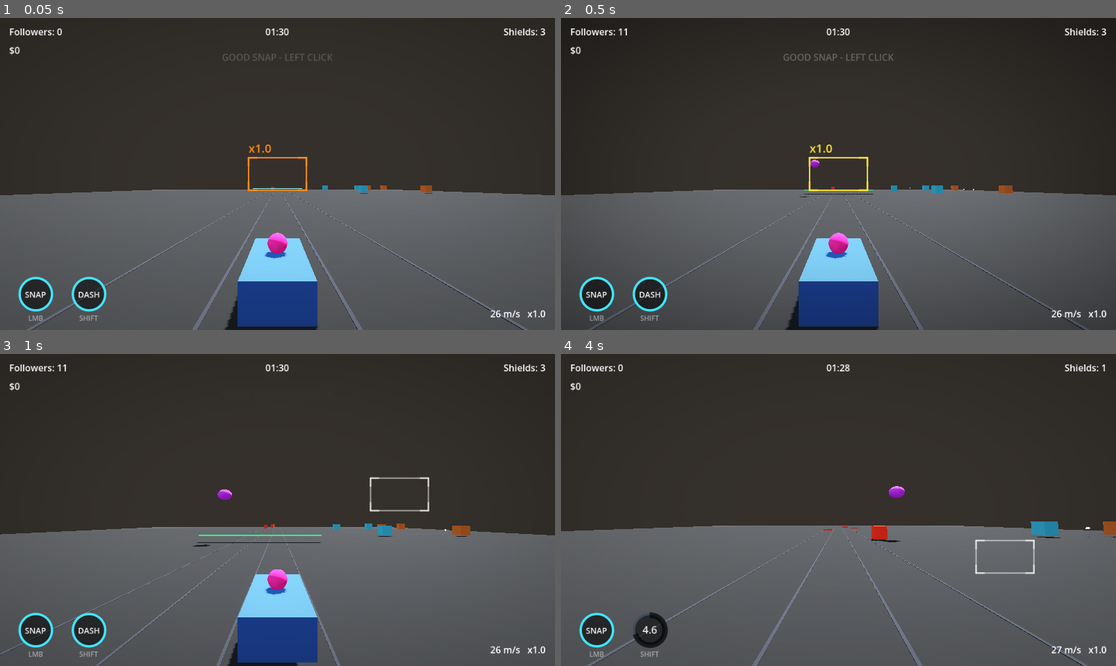
Above: before the commit, frames 1-4 (two rows, left to right).
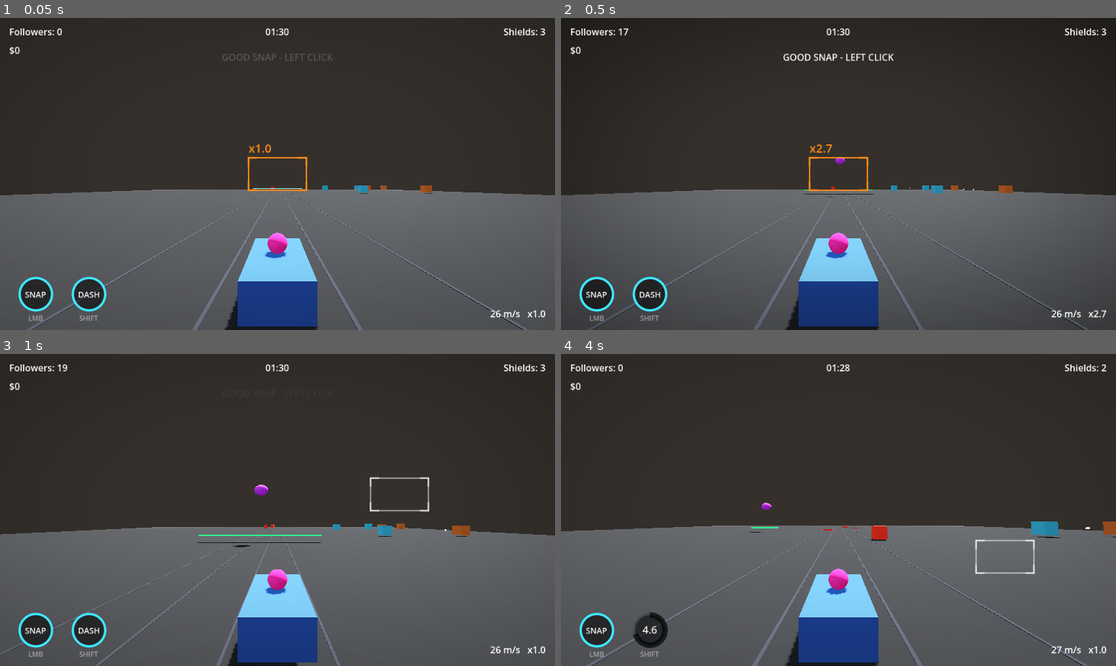
Above: after the commit, the same moments.

Repository: Wasumyon/war-idols
Game: Godot game, scene res://slice.tscn
Two runs of this game, one before a commit and one after it. Both use one fixed random seed, a clock stepped at 60 frames per second and the inputs below. This scene is started directly instead of the project's main scene.
Inputs (mouse positions are in pixels of both pictures, inside the frame that each line leads up to):
- Up to frame 1 (0.05 s): no input
- Up to frame 2 (0.5 s): no input
- Up to frame 3 (1 s): tap Enter at 0.5 s; move the mouse to (399, 494) at 0.52 s; hold D (turnRight) from 0.53 s (still down); tap Ctrl (drift) at 0.6 s; click (399, 494) at 0.67 s; tap Space (jump) at 0.77 s
- Up to frame 4 (4 s): move the mouse to (727, 525) at 1.27 s; release D (turnRight) at 1.28 s; hold S (brake) 1.28-2.03 s; tap R at 1.35 s; tap Space (jump) at 1.52, 3.02, 3.77 s; move the mouse to (894, 441) at 2.02 s; hold D (turnRight) 2.03-2.78 s; hold Shift 2.03-2.78 s; move the mouse to (810, 572) at 2.77 s; hold W (accelerate) 2.78-3.53 s; tap Q at 2.85 s; click (810, 572) at 2.92 s; move the mouse to (1005, 556) at 3.52 s; hold A (turnLeft) from 3.53 s (still down); tap Enter at 3.6 s

Frame 1 is identical in both runs. In frame 2, 0.6% of the frame differs, in the area x 11-99%, y 3-96%; in frame 3, 0.2%; in frame 4, 4.1%, in the area x 34-99%, y 3-100%.

Commit message:
Drones are typed: each fires only one munition (orange/yellow/cyan/beam)

Diff:
--- a/car/slice/drone.gd
+++ b/car/slice/drone.gd
@@ -10,8 +10,10 @@
 ##   short   (25%) - into the ground in front of you (a near miss)
 
 enum Mode { CROSS, HOVER }
+enum Shot { ORANGE, YELLOW, CYAN, BEAM }
 
 @export var mode: Mode = Mode.CROSS
+@export var shot: Shot = Shot.YELLOW
 @export var type_name: String = "drone"
 @export var tier: int = 3
 @export var value: float = 2.5
@@ -32,7 +34,6 @@
 @export var lane_width: float = 4.0
 @export var max_active_pellets: int = 14
 @export var min_range: float = 16.0   # deadzone: holds fire when this close
-@export var beam_attack: bool = false # charge (3 flashes) then fire a beam
 @export var charge_time: float = 1.5
 @export var beam_width: float = 8.0
 @export var tell_time: float = 0.6  # red-cross tell before a pellet burst
@@ -199,7 +200,7 @@
 		_cool -= delta
 		if _cool <= 0.0:
 			_cool = fire_interval
-			if beam_attack:
+			if shot == Shot.BEAM:
 				_charging = true
 				_charge_t = 0.0
 			else:
@@ -234,26 +235,27 @@
 		return   # deadzone: too close to fire
 
 	var rp: Vector3 = _runner.global_position
-	var pick := randf()
 	var h := Hazard.new()
-
-	if pick < 0.4:
-		# ORANGE pellet - aimed at your old position; sails overhead.
-		h.body_color = Color(1.0, 0.5, 0.05)
-		get_parent().add_child(h)
-		h.global_position = global_position
-		h.velocity = (rp + Vector3(0, 2.6, 0) - global_position).normalized() * projectile_speed
-	elif pick < 0.72:
-		# YELLOW pellet - led shot that hits the car.
-		h.body_color = Color(1.0, 0.95, 0.25)
-		get_parent().add_child(h)
-		h.global_position = global_position
-		h.velocity = (rp + _runner_vel * lead_time + Vector3(0, 0.7, 0) - global_position).normalized() * projectile_speed
-	else:
-		# CYAN bolt - led shot at the filmer; car immune; duck to avoid.
-		h.body_color = Color(0.2, 1.0, 1.0)
-		h.filmer = true
-		h.bolt = true
-		get_parent().add_child(h)
-		h.global_position = global_position
-		h.velocity = (rp + _runner_vel * lead_time + Vector3(0, 1.45, 0) - global_position).normalized() * projectile_speed
+	var aim: Vector3 = rp
+
+	match shot:
+		Shot.ORANGE:
+			# Aimed at your old position; sails overhead.
+			h.body_color = Color(1.0, 0.5, 0.05)
+			aim = rp + Vector3(0, 2.6, 0)
+		Shot.YELLOW:
+			# Led shot that hits the car.
+			h.body_color = Color(1.0, 0.95, 0.25)
+			aim = rp + _runner_vel * lead_time + Vector3(0, 0.7, 0)
+		Shot.CYAN:
+			# Led bolt at the filmer; car immune; duck to avoid.
+			h.body_color = Color(0.2, 1.0, 1.0)
+			h.filmer = true
+			h.bolt = true
+			aim = rp + _runner_vel * lead_time + Vector3(0, 1.45, 0)
+		_:
+			return
+
+	get_parent().add_child(h)
+	h.global_position = global_position
+	h.velocity = (aim - global_position).normalized() * projectile_speed
--- a/car/slice/lane_spawner.gd
+++ b/car/slice/lane_spawner.gd
@@ -27,7 +27,6 @@
 @export var air_spawn_ahead := 200.0
 @export var hover_chance := 0.4
 @export var max_hover := 2
-@export var beam_drone_chance := 0.4   # cross drones that fire a charged beam
 
 # --- side battle clusters (far outside the lane corridor) ---
 @export var battle_interval := 5.5
@@ -136,6 +135,8 @@
 
 func _spawn_air() -> void:
 	var z := _runner.global_position.z - air_spawn_ahead
+	# Each drone is typed: it only ever fires this one munition.
+	var shot: int = [Drone.Shot.ORANGE, Drone.Shot.YELLOW, Drone.Shot.CYAN, Drone.Shot.BEAM][randi() % 4]
 	var hovering := randf() < hover_chance
 	if hovering and get_tree().get_nodes_in_group("hover_drone").size() >= max_hover:
 		hovering = false
@@ -143,6 +144,7 @@
 	if hovering:
 		var dh := Drone.new()
 		dh.mode = Drone.Mode.HOVER
+		dh.shot = shot
 		dh.tier = 2
 		dh.value = 2.0
 		add_child(dh)
@@ -151,10 +153,10 @@
 		var side := -1.0 if randf() < 0.5 else 1.0
 		var dc := Drone.new()
 		dc.mode = Drone.Mode.CROSS
+		dc.shot = shot
 		dc.tier = 3
 		dc.value = 2.8
 		dc.lateral_speed = randf_range(18.0, 28.0) * -side
-		dc.beam_attack = randf() < beam_drone_chance
 		add_child(dc)
 		dc.global_position = Vector3(side * 26.0, randf_range(6.0, 11.0), z)
 
